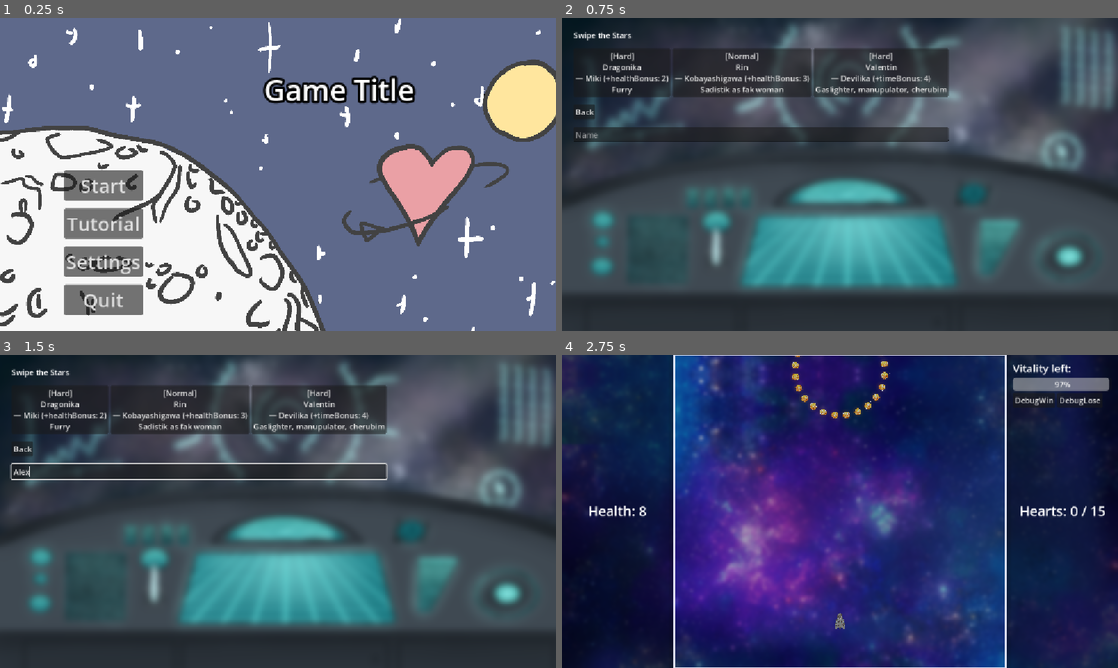
Above: before the commit, frames 1-4 (two rows, left to right).
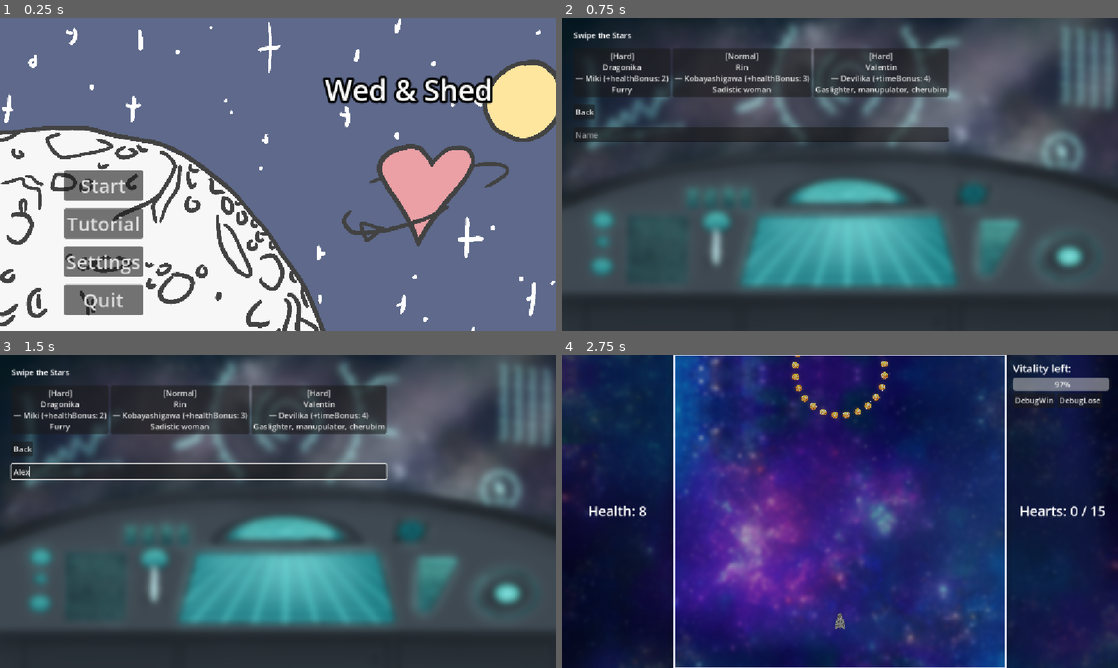
Above: after the commit, the same moments.

Repository: RobinPilt/UTGJ2025_c4
Game: Godot game, scene res://scenes/core/main.tscn
Two runs of this game, one before a commit and one after it. Both use one fixed random seed, a clock stepped at 60 frames per second and the inputs below. Sound files missing from this copy of the repository are replaced by a short silence.
Inputs (mouse positions are in pixels of both pictures, inside the frame that each line leads up to):
- Up to frame 1 (0.25 s): no input
- Up to frame 2 (0.75 s): click "Start" at 0.5 s
- Up to frame 3 (1.5 s): click (200, 470) at 1.27 s; type "Alex" at 1.35 s
- Up to frame 4 (2.75 s): click (739, 408) at 2 s, where only the run before the commit has a clickable "[Normal] Rin — Kobayashigawa …"

The runs differ from the first frame. In frame 1, 2.7% of the frame differs, in the area x 47-89%, y 18-28%; in frame 2, 0.2%; in frame 3, 0.2%; in frame 4, nothing differs.

Commit message:
Small UI change

Diff:
--- a/koguja/scenes/ui/DatingApp.gd
+++ b/koguja/scenes/ui/DatingApp.gd
@@ -23,7 +23,7 @@
 		"display_name": "Foxa",
 		"family_name": "Fox",
 		"difficulty_id": "easy",
-		"blurb": "Sassy lil bitch, he's your type of man, mating is must, he chill.",
+		"blurb": "Sassy, he's your type of man, meeting is a must, he chill.",
 		"sprite_path": "res://assets/art/char/foxa.png",
 		"sprite_path2": "res://assets/art/char/foxablush.png",
 		"wedding_art": "res://assets/art/D8316F01-AAA9-44E4-85E3-2E0F52B91CCF.png",
@@ -34,7 +34,7 @@
 		"display_name": "Lucius",
 		"family_name": "Friedemann",
 		"difficulty_id": "normal",
-		"blurb": "Calm, and a dick, leader kinda shit.",
+		"blurb": "Calm, and mean, leader kinda type.",
 		"sprite_path": "res://assets/art/char/lucy.png",
 		"sprite_path2": "res://assets/art/char/lucyblush.png",
 		"wedding_art": "res://assets/art/3F470535-3182-45EE-A5A8-2C2AC87E3284.png",
@@ -56,7 +56,7 @@
 		"display_name": "Aquarius",
 		"family_name": "Zodiac",
 		"difficulty_id": "normal",
-		"blurb": "Rock hard, stoned, water? this thing is also chill.",
+		"blurb": "Rock hard, stoned (rock), water? this thing is also chill.",
 		"sprite_path": "res://assets/art/char/aquarius.png",
 		"sprite_path2": "res://assets/art/char/aquariusblush.png",
 		"wedding_art": "res://assets/art/BF9C6B80-118A-480B-861C-F452E28602D8.png",
@@ -78,7 +78,7 @@
 		"display_name": "Rin",
 		"family_name": "Kobayashigawa",
 		"difficulty_id": "normal",
-		"blurb": "Sadistik as fak woman",
+		"blurb": "Sadistic woman",
 		"sprite_path": "res://assets/art/char/rin.png",
 		"sprite_path2": "res://assets/art/char/rinblush.png",
 		"wedding_art": "res://assets/art/3F470535-3182-45EE-A5A8-2C2AC87E3284.png",
@@ -89,7 +89,7 @@
 		"display_name": "Serena",
 		"family_name": "Gilbert",
 		"difficulty_id": "easy",
-		"blurb": "Wild woman, chemistry stuff, sadistic?",
+		"blurb": "Wild woman, chemistry stuff, a bit sadistic",
 		"sprite_path": "res://assets/art/char/serena.png",
 		"sprite_path2": "res://assets/art/char/serenablush.png",
 		"wedding_art": "res://assets/art/9024F3A8-74F1-4787-A083-766A9CAC266B.png",
--- a/koguja/scenes/ui/MainMenu.tscn
+++ b/koguja/scenes/ui/MainMenu.tscn
@@ -25,15 +25,15 @@
 
 [node name="TitleLabel" type="Label" parent="."]
 layout_mode = 0
-offset_left = 547.0
+offset_left = 673.0
 offset_top = 107.0
-offset_right = 858.0
+offset_right = 1021.0
 offset_bottom = 190.0
 theme_override_colors/font_outline_color = Color(0, 0, 0, 1)
 theme_override_constants/line_spacing = 3
 theme_override_constants/outline_size = 20
 theme_override_font_sizes/font_size = 60
-text = "Game Title"
+text = "Wed & Shed"
 
 [node name="CenterContainer" type="CenterContainer" parent="."]
 layout_mode = 0
